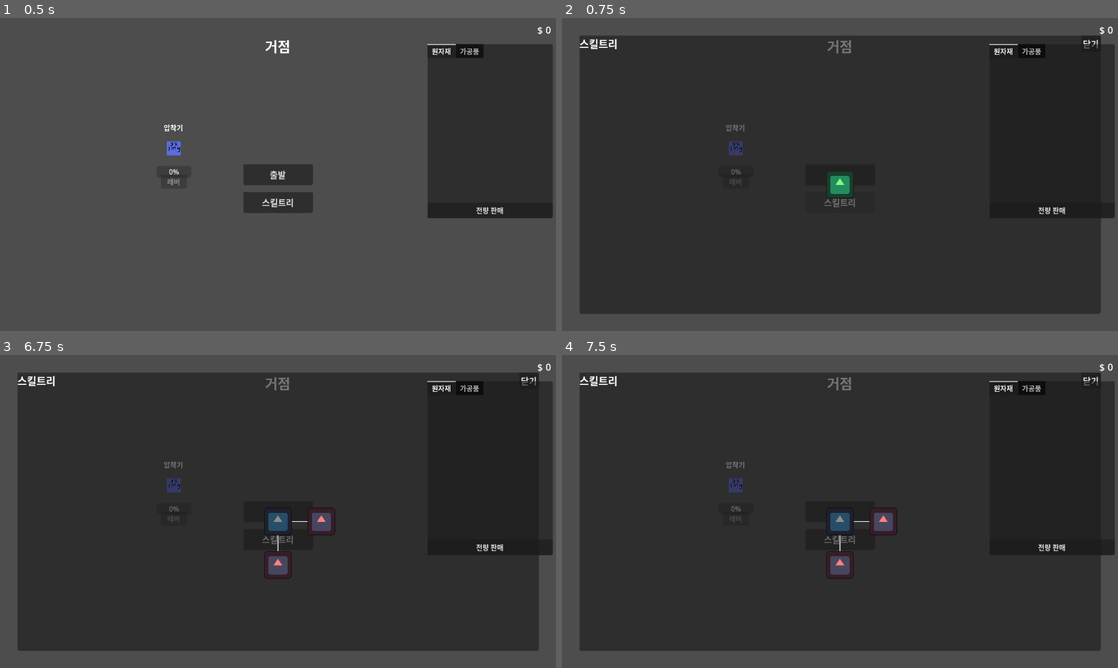
Above: before the commit, frames 1-4 (two rows, left to right).
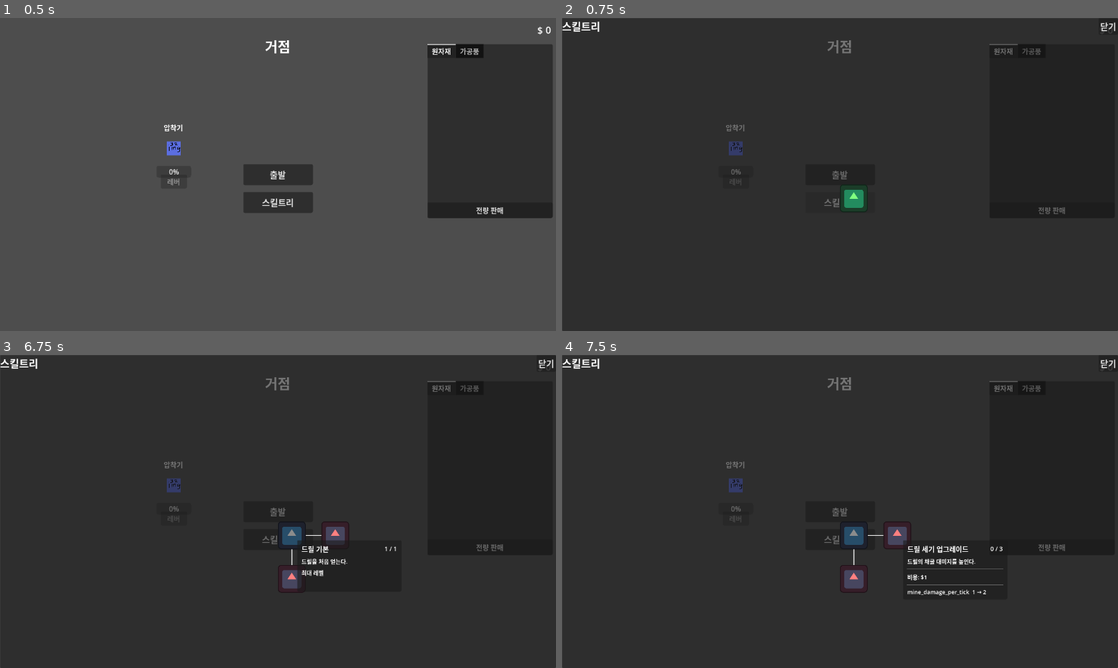
Above: after the commit, the same moments.

Repository: illwsion/Dig-Down-the-Planet
Game: Godot game, scene res://scenes/GameRoot.tscn
Same seed, same stepped clock (60 frames per second), same inputs: the game is played once before the commit and once after it. The engine's default icon, where the game draws it, is replaced by a stand-in: a white triangle on a blue panel in a dark square.
Inputs (mouse positions are in pixels of both pictures, inside the frame that each line leads up to; where the layout moved, square brackets give the same spot in the first picture):
- Up to frame 1 (0.5 s): no input
- Up to frame 2 (0.75 s): click "스킬트리" at 0.5 s
- Up to frame 3 (6.75 s): click "닫기" at 1.25 s; click "출발" at 2 s; click "거점으로 복귀" at 2.75 s; click "전량 판매" at 3.5 s; click "출발" at 4.25 s; click "거점으로 복귀" at 5 s; click "스킬트리" at 5.75 s; click (289, 536) [278, 520] at 6.5 s
- Up to frame 4 (7.5 s): click (895, 536) at 7.27 s

Frame 1 is identical in both runs. In frame 2, 15% of the frame differs, in the area x 0-100%, y 0-100%; in frame 3, 16%; in frame 4, 17%.

Commit message:
feat: 스킬 시스템 변경 : 에디터에서 스킬트리 구성하게 변경

Diff:
--- a/resources/skills/skill_database.csv
+++ b/resources/skills/skill_database.csv
@@ -1,6 +1,6 @@
-id,display_name,description,max_level,dollar_cost_base,dollar_cost_growth,ore_id,ore_amount_base,ore_amount_growth,effect_1_stat,effect_1_value,effect_2_stat,effect_2_value,effect_3_stat,effect_3_value,prerequisites,unlocks,pos_x,pos_y
-drill_basic,드릴 기본,드릴을 처음 얻는다.,1,0,0,,0,0,,,,,,,,drill_damage;drill_speed,0,0
-drill_damage,드릴 세기 업그레이드,드릴의 채굴 대미지를 높인다.,3,1,1,,0,0,mine_damage_per_tick,1,,,,,drill_basic,,100,0
-drill_speed,드릴 속도 업그레이드,드릴의 최대 속도를 높인다.,3,1,1,,0,0,move_speed_max,2,,,,,drill_basic,inventory_slot_addslot;inventory_slot_maxstack,0,100
-inventory_slot_addslot,인벤토리 슬롯 추가,인벤토리 슬롯을 늘린다,3,0,0,,0,0,inventory_slot_count,1,,,,,drill_speed,,100,100
-inventory_slot_maxstack,인벤토리 슬롯 강화,인벤토리 슬롯당 아이템 보유량을 늘린다,3,0,0,,0,0,inventory_max_stack,1,,,,,drill_speed,,-100,100
+id,display_name,description,max_level,dollar_cost_base,dollar_cost_growth,ore_id,ore_amount_base,ore_amount_growth,effect_1_stat,effect_1_value,effect_2_stat,effect_2_value,effect_3_stat,effect_3_value
+drill_basic,드릴 기본,드릴을 처음 얻는다.,1,0,0,,0,0,,,,,,
+drill_damage,드릴 세기 업그레이드,드릴의 채굴 대미지를 높인다.,3,1,1,,0,0,mine_damage_per_tick,1,,,,
+drill_speed,드릴 속도 업그레이드,드릴의 최대 속도를 높인다.,3,1,1,,0,0,move_speed_max,2,,,,
+inventory_slot_addslot,인벤토리 슬롯 추가,인벤토리 슬롯을 늘린다,3,0,0,,0,0,inventory_slot_count,1,,,,
+inventory_slot_maxstack,인벤토리 슬롯 강화,인벤토리 슬롯당 아이템 보유량을 늘린다,3,0,0,,0,0,inventory_max_stack,1,,,,
--- a/resources/world/block_table.tres
+++ b/resources/world/block_table.tres
@@ -6,7 +6,6 @@
 [sub_resource type="Resource" id="BlockDef_dirt"]
 script = ExtResource("2_bd")
 drop_item_id = &"dirt"
-drop_count = 1
 
 [resource]
 script = ExtResource("1_bt")
--- a/scenes/hub/Hub.tscn
+++ b/scenes/hub/Hub.tscn
@@ -75,43 +75,6 @@
 theme_override_font_sizes/font_size = 20
 text = "스킬트리"
 
-[node name="SkillTreePanel" type="PanelContainer" parent="UILayer"]
-visible = false
-layout_mode = 1
-anchors_preset = 15
-anchor_left = 0.0
-anchor_top = 0.0
-anchor_right = 1.0
-anchor_bottom = 1.0
-offset_left = 40.0
-offset_top = 40.0
-offset_right = -40.0
-offset_bottom = -40.0
-grow_horizontal = 2
-grow_vertical = 2
-
-[node name="VBox" type="VBoxContainer" parent="UILayer/SkillTreePanel"]
-layout_mode = 2
-theme_override_constants/separation = 8
-
-[node name="HeaderBar" type="HBoxContainer" parent="UILayer/SkillTreePanel/VBox"]
-layout_mode = 2
-
-[node name="PanelTitle" type="Label" parent="UILayer/SkillTreePanel/VBox/HeaderBar"]
-layout_mode = 2
-size_flags_horizontal = 3
-theme_override_font_sizes/font_size = 24
-text = "스킬트리"
-
-[node name="CloseButton" type="Button" parent="UILayer/SkillTreePanel/VBox/HeaderBar"]
-layout_mode = 2
-theme_override_font_sizes/font_size = 20
-text = "닫기"
-
-[node name="SkillTreeView" parent="UILayer/SkillTreePanel/VBox" instance=ExtResource("2_skilltreeview")]
-layout_mode = 2
-size_flags_vertical = 3
-
 [node name="MachineArea" type="Node2D" parent="."]
 
 [node name="Compressor" parent="MachineArea" instance=ExtResource("4_machinenode")]
@@ -146,3 +109,40 @@
 grow_vertical = 2
 mouse_filter = 2
 z_index = 10
+
+[node name="SkillTreePanel" type="PanelContainer" parent="UILayer"]
+visible = false
+layout_mode = 1
+anchors_preset = 15
+anchor_left = 0.0
+anchor_top = 0.0
+anchor_right = 1.0
+anchor_bottom = 1.0
+offset_left = 0.0
+offset_top = 0.0
+offset_right = 0.0
+offset_bottom = 0.0
+grow_horizontal = 2
+grow_vertical = 2
+
+[node name="VBox" type="VBoxContainer" parent="UILayer/SkillTreePanel"]
+layout_mode = 2
+theme_override_constants/separation = 8
+
+[node name="HeaderBar" type="HBoxContainer" parent="UILayer/SkillTreePanel/VBox"]
+layout_mode = 2
+
+[node name="PanelTitle" type="Label" parent="UILayer/SkillTreePanel/VBox/HeaderBar"]
+layout_mode = 2
+size_flags_horizontal = 3
+theme_override_font_sizes/font_size = 24
+text = "스킬트리"
+
+[node name="CloseButton" type="Button" parent="UILayer/SkillTreePanel/VBox/HeaderBar"]
+layout_mode = 2
+theme_override_font_sizes/font_size = 20
+text = "닫기"
+
+[node name="SkillTreeView" parent="UILayer/SkillTreePanel/VBox" instance=ExtResource("2_skilltreeview")]
+layout_mode = 2
+size_flags_vertical = 3
--- a/scenes/ui/skill_tree/SkillNode.tscn
+++ b/scenes/ui/skill_tree/SkillNode.tscn
@@ -2,15 +2,9 @@
 
 [ext_resource type="Script" path="res://scripts/ui/skill_tree/SkillNode.gd" id="1_skillnode"]
 
-[node name="SkillNode" type="Control"]
+[node name="SkillNode" type="TextureButton"]
 custom_minimum_size = Vector2(64, 64)
 size = Vector2(64, 64)
-script = ExtResource("1_skillnode")
-
-[node name="IconButton" type="TextureButton" parent="."]
-layout_mode = 1
-anchors_preset = 0
-offset_right = 64.0
-offset_bottom = 64.0
 ignore_texture_size = true
 stretch_mode = 0
+script = ExtResource("1_skillnode")
--- a/scenes/ui/skill_tree/SkillTreeView.tscn
+++ b/scenes/ui/skill_tree/SkillTreeView.tscn
@@ -3,13 +3,18 @@
 [ext_resource type="Script" uid="uid://dpgvorahsyuf3" path="res://scripts/ui/skill_tree/SkillTreeView.gd" id="1_skilltreeview"]
 [ext_resource type="PackedScene" path="res://scenes/ui/skill_tree/SkillTooltip.tscn" id="2_skilltooltip"]
 [ext_resource type="Script" uid="uid://dh5s1l08axrgm" path="res://scripts/ui/skill_tree/SkillTreeLines.gd" id="3_skilltreelines"]
+[ext_resource type="Texture2D" uid="uid://34g3jgwpvq11" path="res://icon.svg" id="4_5t7pt"]
+[ext_resource type="PackedScene" path="res://scenes/ui/skill_tree/SkillNode.tscn" id="4_skillnode"]
 
 [node name="SkillTreeView" type="Control" unique_id=1579095403]
-clip_contents = true
 layout_mode = 3
 anchors_preset = 15
 anchor_right = 1.0
 anchor_bottom = 1.0
+offset_left = 198.0
+offset_top = 3.0
+offset_right = 198.0
+offset_bottom = 3.0
 grow_horizontal = 2
 grow_vertical = 2
 script = ExtResource("1_skilltreeview")
@@ -23,5 +28,50 @@
 layout_mode = 3
 anchors_preset = 0
 
+[node name="SkillNode_DrillBasic" parent="Canvas/NodesLayer" unique_id=2058191531 instance=ExtResource("4_skillnode")]
+layout_mode = 0
+offset_right = 64.0
+offset_bottom = 64.0
+texture_normal = ExtResource("4_5t7pt")
+m_skill_id = &"drill_basic"
+
+[node name="SkillNode_DrillDamage" parent="Canvas/NodesLayer" unique_id=1158131431 instance=ExtResource("4_skillnode")]
+layout_mode = 0
+offset_left = 100.0
+offset_right = 164.0
+offset_bottom = 64.0
+texture_normal = ExtResource("4_5t7pt")
+m_skill_id = &"drill_damage"
+m_prerequisite_nodes = Array[NodePath]([NodePath("../SkillNode_DrillBasic")])
+
+[node name="SkillNode_DrillSpeed" parent="Canvas/NodesLayer" unique_id=2026177502 instance=ExtResource("4_skillnode")]
+layout_mode = 0
+offset_top = 100.0
+offset_right = 64.0
+offset_bottom = 164.0
+texture_normal = ExtResource("4_5t7pt")
+m_skill_id = &"drill_speed"
+m_prerequisite_nodes = Array[NodePath]([NodePath("../SkillNode_DrillBasic")])
+
+[node name="SkillNode_InvAddSlot" parent="Canvas/NodesLayer" unique_id=1990847459 instance=ExtResource("4_skillnode")]
+layout_mode = 0
+offset_left = 100.0
+offset_top = 100.0
+offset_right = 164.0
+offset_bottom = 164.0
+texture_normal = ExtResource("4_5t7pt")
+m_skill_id = &"inventory_slot_addslot"
+m_prerequisite_nodes = Array[NodePath]([NodePath("../SkillNode_DrillSpeed")])
+
+[node name="SkillNode_InvMaxStack" parent="Canvas/NodesLayer" unique_id=662322797 instance=ExtResource("4_skillnode")]
+layout_mode = 0
+offset_left = -100.0
+offset_top = 100.0
+offset_right = -36.0
+offset_bottom = 164.0
+texture_normal = ExtResource("4_5t7pt")
+m_skill_id = &"inventory_slot_maxstack"
+m_prerequisite_nodes = Array[NodePath]([NodePath("../SkillNode_DrillSpeed")])
+
 [node name="Tooltip" parent="." unique_id=1328838739 instance=ExtResource("2_skilltooltip")]
 layout_mode = 0
--- a/scripts/skills/SkillDatabase.gd
+++ b/scripts/skills/SkillDatabase.gd
@@ -18,18 +18,15 @@
 ##  12 effect_2_value
 ##  13 effect_3_stat
 ##  14 effect_3_value
-##  15 prerequisites       (';' 구분)
-##  16 unlocks             (';' 구분)
-##  17 pos_x
-##  18 pos_y
 ##
+## prerequisites, unlocks, pos_x, pos_y는 skill_tree.tscn의 SkillNode가 담당한다.
 ## 레벨 N 비용 공식:
 ##   dollar  = dollar_cost_base  + dollar_cost_growth  × (N - 1)
 ##   ore     = ore_amount_base   + ore_amount_growth   × (N - 1)
 
 const c_CsvPath := "res://resources/skills/skill_database.csv"
 const c_MaxEffects := 3
-const c_TotalColumns := 19
+const c_TotalColumns := 15
 
 
 static func load_all() -> Array[SkillDef]:
@@ -63,7 +60,6 @@
 	skill.display_name = _row[1].strip_edges()
 	skill.description  = _row[2].strip_edges()
 	skill.max_level    = int(_row[3].strip_edges())
-	skill.position     = Vector2(float(_row[17].strip_edges()), float(_row[18].strip_edges()))
 
 	var dollarBase   := int(_row[4].strip_edges())
 	var dollarGrowth := int(_row[5].strip_edges())
@@ -89,18 +85,11 @@
 		effect.value_per_level = float(_row[valueCol].strip_edges())
 		skill.effects.append(effect)
 
-	var prereqRaw := _row[15].strip_edges()
-	if not prereqRaw.is_empty():
-		for entry in prereqRaw.split(";"):
-			var trimmed := entry.strip_edges()
-			if not trimmed.is_empty():
-				skill.prerequisites.append(StringName(trimmed))
+	return skill
 
-	var unlocksRaw := _row[16].strip_edges()
-	if not unlocksRaw.is_empty():
-		for entry in unlocksRaw.split(";"):
-			var trimmed := entry.strip_edges()
-			if not trimmed.is_empty():
-				skill.unlocks.append(StringName(trimmed))
 
-	return skill
+static func find_by_id(_id: StringName) -> SkillDef:
+	for skill in load_all():
+		if skill.id == _id:
+			return skill
+	return null
--- a/scripts/skills/SkillDef.gd
+++ b/scripts/skills/SkillDef.gd
@@ -3,6 +3,7 @@
 
 ## 스킬 하나의 정의 데이터.
 ## CSV에서 파싱되어 생성되며, 런타임에는 읽기 전용으로 사용한다.
+## 위치·연결 관계(prerequisites, position)는 skill_tree.tscn의 SkillNode가 담당한다.
 
 var id: StringName
 var display_name: String
@@ -16,12 +17,3 @@
 
 ## 이 스킬이 적용하는 스탯 효과 목록.
 var effects: Array[SkillEffect] = []
-
-## 공개 조건: 이 목록의 모든 스킬이 1레벨 이상이어야 함 (AND 조건).
-var prerequisites: Array[StringName] = []
-
-## 이 스킬을 1레벨 이상 배우면 공개되는 후속 스킬 id 목록.
-var unlocks: Array[StringName] = []
-
-## UI 트리에서 이 노드를 배치할 좌표.
-var position: Vector2 = Vector2.ZERO
--- a/scripts/ui/skill_tree/SkillNode.gd
+++ b/scripts/ui/skill_tree/SkillNode.gd
@@ -1,28 +1,29 @@
-extends Control
+extends TextureButton
 
-const c_DefaultIcon := preload("res://icon.svg")
 const c_ColorCanAfford := Color(0.5, 1.0, 0.5)
 const c_ColorCannotAfford := Color(1.0, 0.5, 0.5)
 const c_ColorMaxLevel := Color(0.55, 0.55, 0.55)
 
-@onready var m_icon_button: TextureButton = $IconButton
+@export var m_skill_id: StringName
+@export var m_prerequisite_nodes: Array[NodePath]
 
 var m_skill_def: SkillDef
-var m_current_level: int
+var m_current_level: int:
+	get: return GameState.learned_skills.get(m_skill_id, 0)
 var m_tooltip: Node
 
 signal purchased(skill_id: StringName)
 
 
-func setup(_skillDef: SkillDef, _currentLevel: int, _tooltip: Node) -> void:
-	m_skill_def = _skillDef
-	m_current_level = _currentLevel
+func setup(_tooltip: Node) -> void:
 	m_tooltip = _tooltip
-	position = _skillDef.position - custom_minimum_size / 2.0
-	m_icon_button.texture_normal = c_DefaultIcon
-	m_icon_button.mouse_entered.connect(_on_mouse_entered)
-	m_icon_button.mouse_exited.connect(_on_mouse_exited)
-	m_icon_button.pressed.connect(_on_pressed)
+	m_skill_def = SkillDatabase.find_by_id(m_skill_id)
+	if m_skill_def == null:
+		push_error("SkillNode: skill_id를 찾을 수 없음 — %s" % m_skill_id)
+		return
+	mouse_entered.connect(_on_mouse_entered)
+	mouse_exited.connect(_on_mouse_exited)
+	pressed.connect(_on_pressed)
 	update_color()
 
 
@@ -46,12 +47,16 @@
 
 	GameState.deduct_cost(cost)
 	GameState.learned_skills[m_skill_def.id] = m_current_level + 1
+	if m_tooltip and m_tooltip.visible:
+		m_tooltip.show_for(m_skill_def, m_current_level)
 	purchased.emit(m_skill_def.id)
 
 
 func update_color() -> void:
+	if m_skill_def == null:
+		return
 	if m_current_level >= m_skill_def.max_level:
-		m_icon_button.modulate = c_ColorMaxLevel
+		modulate = c_ColorMaxLevel
 		return
 	var cost: SkillCost = m_skill_def.cost_per_level[m_current_level]
-	m_icon_button.modulate = c_ColorCanAfford if GameState.can_afford(cost) else c_ColorCannotAfford
+	modulate = c_ColorCanAfford if GameState.can_afford(cost) else c_ColorCannotAfford
--- a/scripts/ui/skill_tree/SkillTreeLines.gd
+++ b/scripts/ui/skill_tree/SkillTreeLines.gd
@@ -1,28 +1,41 @@
+@tool
 extends Node2D
 
 const c_ColorConnected := Color(1.0, 1.0, 1.0, 0.9)
 const c_ColorUnlearned := Color(0.5, 0.5, 0.5, 0.6)
 const c_LineWidth := 2.0
 
-var m_skill_defs: Dictionary = {}
+@onready var m_nodes_layer: Control = $"../NodesLayer"
 
 
-func update_lines(_skillDefs: Dictionary) -> void:
-	m_skill_defs = _skillDefs
-	queue_redraw()
+func _process(_delta: float) -> void:
+	if Engine.is_editor_hint():
+		queue_redraw()
 
 
 func _draw() -> void:
-	for skillId in GameState.visible_skills:
-		var skillDef: SkillDef = m_skill_defs.get(skillId)
-		if not skillDef:
-			continue
-		for prereqId in skillDef.prerequisites:
-			if not GameState.visible_skills.has(prereqId):
+	if m_nodes_layer == null:
+		return
+
+	if Engine.is_editor_hint():
+		for skillNode in m_nodes_layer.get_children():
+			for prereqPath in skillNode.m_prerequisite_nodes:
+				var prereqNode := skillNode.get_node_or_null(prereqPath)
+				if prereqNode == null:
+					continue
+				var fromPos: Vector2 = prereqNode.position + prereqNode.size / 2.0
+				var toPos: Vector2 = skillNode.position + skillNode.size / 2.0
+				draw_line(fromPos, toPos, c_ColorConnected, c_LineWidth)
+	else:
+		for skillNode in m_nodes_layer.get_children():
+			if not skillNode.visible:
 				continue
-			var prereqDef: SkillDef = m_skill_defs.get(prereqId)
-			if not prereqDef:
-				continue
-			var prereqLearned: bool = (GameState.learned_skills.get(prereqId, 0) as int) >= 1
-			var lineColor := c_ColorConnected if prereqLearned else c_ColorUnlearned
-			draw_line(prereqDef.position, skillDef.position, lineColor, c_LineWidth)
+			for prereqPath in skillNode.m_prerequisite_nodes:
+				var prereqNode := skillNode.get_node(prereqPath)
+				if not prereqNode.visible:
+					continue
+				var prereqLearned: bool = GameState.learned_skills.get(prereqNode.m_skill_id, 0) >= 1
+				var lineColor := c_ColorConnected if prereqLearned else c_ColorUnlearned
+				var fromPos: Vector2 = prereqNode.position + prereqNode.size / 2.0
+				var toPos: Vector2 = skillNode.position + skillNode.size / 2.0
+				draw_line(fromPos, toPos, lineColor, c_LineWidth)
--- a/scripts/ui/skill_tree/SkillTreeView.gd
+++ b/scripts/ui/skill_tree/SkillTreeView.gd
@@ -1,6 +1,5 @@
 extends Control
 
-const c_SkillNodeScene := preload("res://scenes/ui/skill_tree/SkillNode.tscn")
 const c_ZoomMin := 0.3
 const c_ZoomMax := 2.0
 const c_ZoomStep := 0.1
@@ -10,12 +9,11 @@
 @onready var m_nodes_layer: Control = $Canvas/NodesLayer
 @onready var m_tooltip: Node = $Tooltip
 
-var m_skill_defs: Dictionary = {}
 var m_is_dragging: bool = false
 
 
 func _ready() -> void:
-	_load_skill_defs()
+	_setup_skill_nodes()
 	refresh()
 	GameState.dollars_changed.connect(_refresh_colors)
 	GameState.hub_inventory.inventory_changed.connect(_refresh_colors)
@@ -25,43 +23,14 @@
 	if _reset_position:
 		m_canvas.position = size / 2.0
 		m_canvas.scale = Vector2.ONE
-	_clear_nodes()
-	for skillId in GameState.visible_skills:
-		if not m_skill_defs.has(skillId):
-			push_warning("SkillTreeView: 스킬 id를 찾을 수 없음 — %s" % skillId)
-			continue
-		var skillDef: SkillDef = m_skill_defs[skillId]
-		var currentLevel: int = GameState.learned_skills.get(skillId, 0)
-		var node := c_SkillNodeScene.instantiate()
-		m_nodes_layer.add_child(node)
-		node.setup(skillDef, currentLevel, m_tooltip)
-		node.purchased.connect(_on_skill_purchased)
-
-	m_connections_layer.update_lines(m_skill_defs)
-	print("SkillTreeView: %d개 스킬 노드 배치 완료" % m_nodes_layer.get_child_count())
+	for node in m_nodes_layer.get_children():
+		node.visible = GameState.visible_skills.has(node.m_skill_id)
+		node.update_color()
+	m_connections_layer.queue_redraw()
 
 
 func _on_skill_purchased(_skillId: StringName) -> void:
-	var skillDef: SkillDef = m_skill_defs.get(_skillId)
-	if not skillDef:
-		return
-
-	var newLevel: int = GameState.learned_skills.get(_skillId, 0)
-	if newLevel == 1:
-		for unlockedId in skillDef.unlocks:
-			if GameState.visible_skills.has(unlockedId):
-				continue
-			var unlockedDef: SkillDef = m_skill_defs.get(unlockedId)
-			if not unlockedDef:
-				continue
-			var allMet := true
-			for prereqId in unlockedDef.prerequisites:
-				if GameState.learned_skills.get(prereqId, 0) < 1:
-					allMet = false
-					break
-			if allMet:
-				GameState.visible_skills.append(unlockedId)
-
+	_check_new_unlocks()
 	call_deferred("refresh")
 
 
@@ -88,18 +57,26 @@
 	m_canvas.scale = Vector2(newScale, newScale)
 
 
-func _load_skill_defs() -> void:
-	var allSkills := SkillDatabase.load_all()
-	for skillDef in allSkills:
-		m_skill_defs[skillDef.id] = skillDef
-	print("SkillTreeView: 스킬 데이터 %d개 로드 완료" % m_skill_defs.size())
+func _setup_skill_nodes() -> void:
+	for node in m_nodes_layer.get_children():
+		node.setup(m_tooltip)
+		node.purchased.connect(_on_skill_purchased)
+
+
+func _check_new_unlocks() -> void:
+	for skillNode in m_nodes_layer.get_children():
+		if GameState.visible_skills.has(skillNode.m_skill_id):
+			continue
+		var allMet := true
+		for nodePath in skillNode.m_prerequisite_nodes:
+			var prereqNode := skillNode.get_node(nodePath)
+			if GameState.learned_skills.get(prereqNode.m_skill_id, 0) < 1:
+				allMet = false
+				break
+		if allMet:
+			GameState.visible_skills.append(skillNode.m_skill_id)
 
 
 func _refresh_colors() -> void:
 	for child in m_nodes_layer.get_children():
 		child.update_color()
-
-
-func _clear_nodes() -> void:
-	for child in m_nodes_layer.get_children():
-		child.free()
Not shown, added: SKILL_TREE_REFACTOR_PLAN.md
Not shown, changed: resources/skills/SKILL_REFERENCE.md
